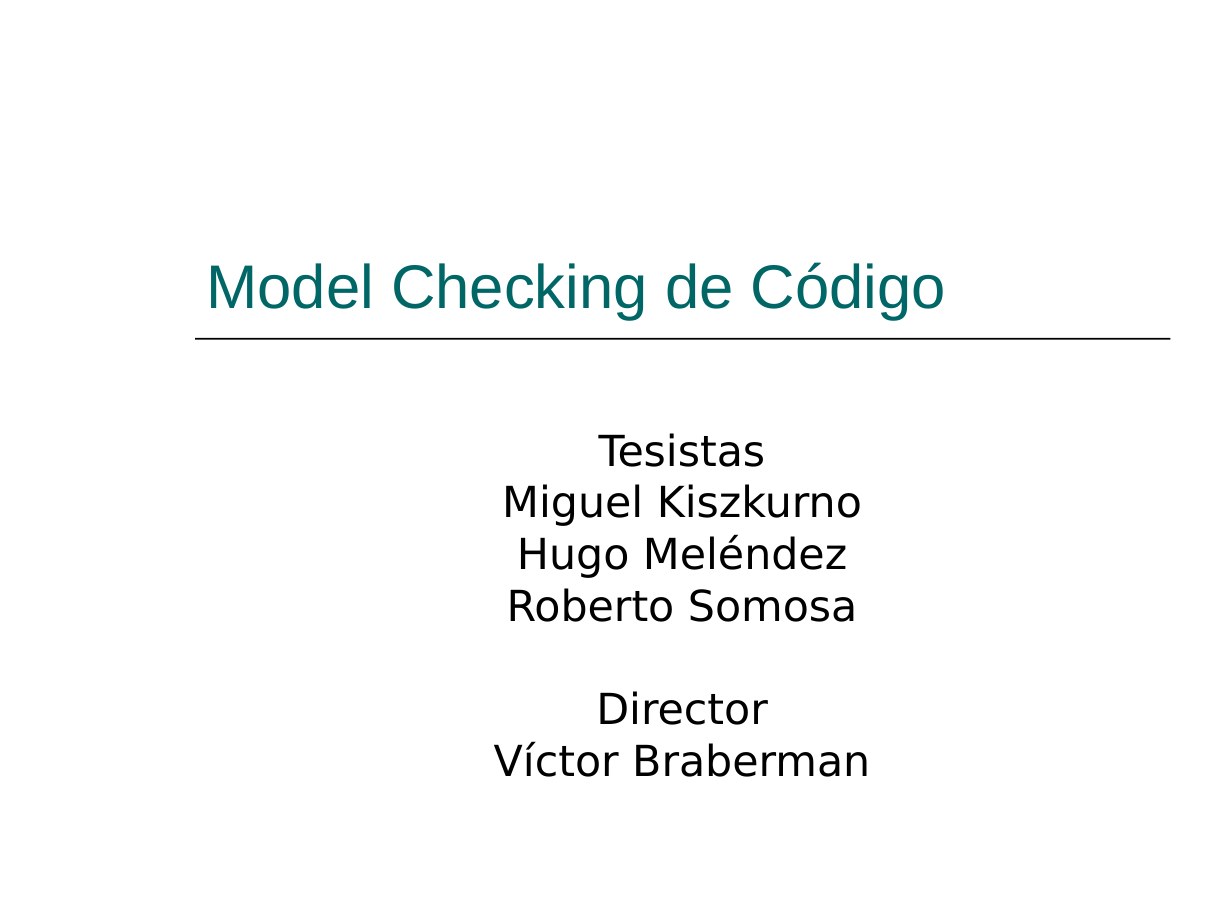
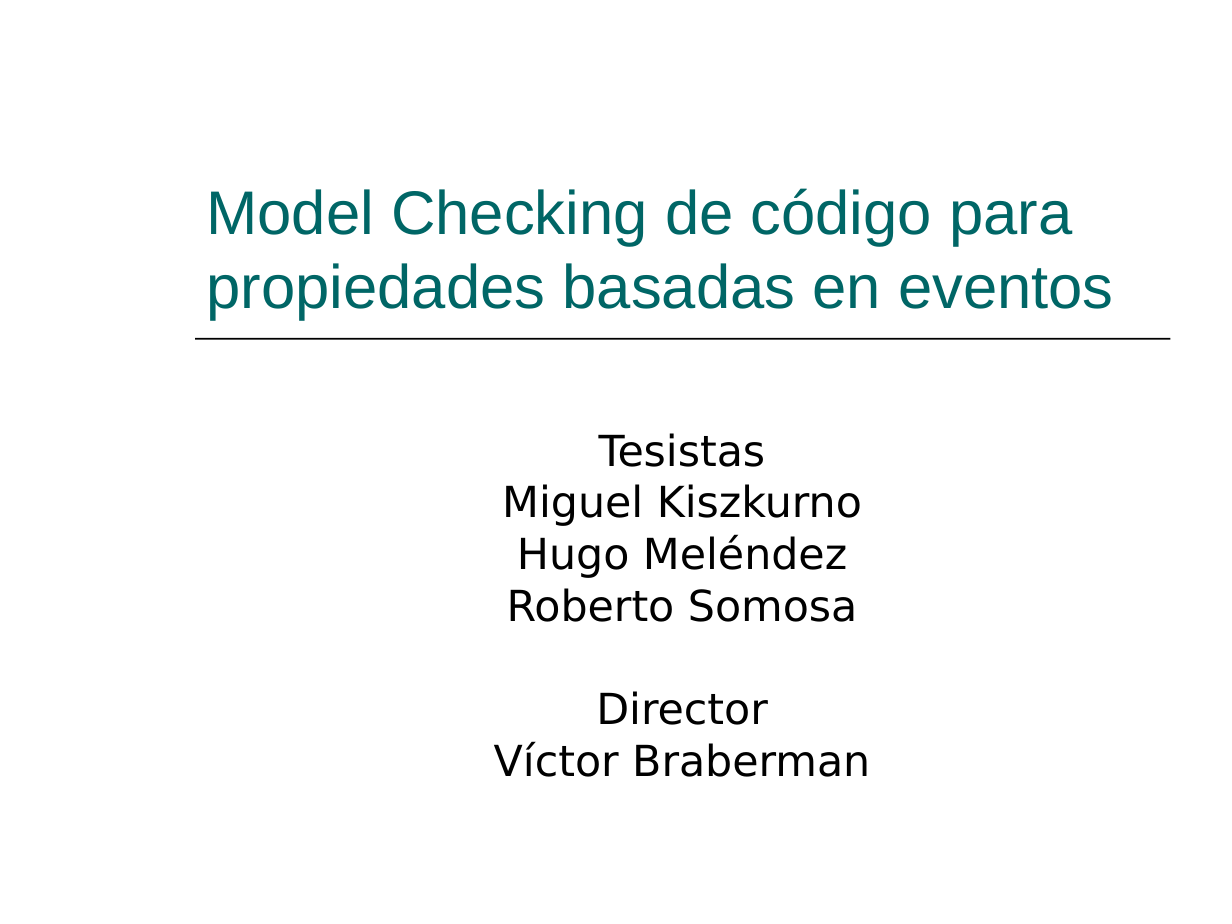
Before and after one commit to hugomelendez/tesis-jpf-2006, a slide deck: slide 1 of tesis-doc/Presentación.ppt. Drawn at 1232x924 pixels with LibreOffice and Linux fonts; fonts in the diff are those of the drawing. Boxes give left, top, right and bottom in pixels: in the first picture for what was removed or moved away, otherwise in the second. Text is boxed around its words. In the diff, an @@ line names an element or a change of style, - is before the commit and + after.

```diff
--- a/tesis-doc/Presentación.ppt
+++ b/tesis-doc/Presentación.ppt
@@ title at bbox=[206, 188, 1114, 320]: text changed @@
-Model Checking de Código
+Model Checking de código para propiedades basadas en eventos
```
Also in this commit, not shown: 14 other slides changed, 1 other file.
